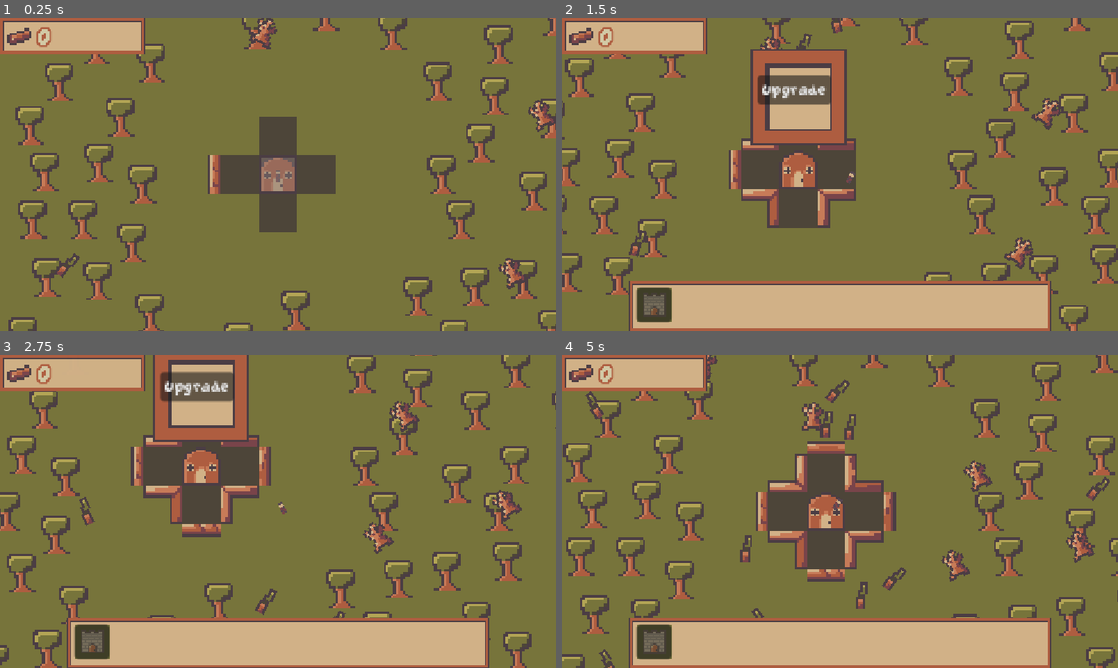
Above: before the commit, frames 1-4 (two rows, left to right).
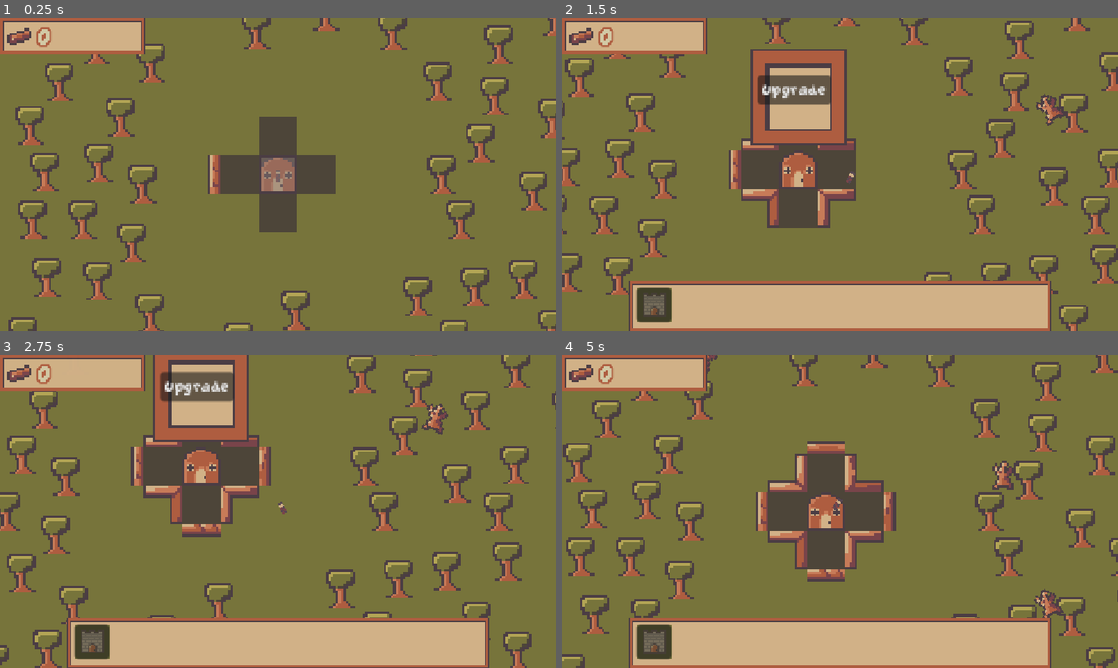
Above: after the commit, the same moments.

Repository: jacksonmist/DeforestStation
Game: Godot game, scene res://Scenes/Root.tscn
Same seed, same stepped clock (60 frames per second), same inputs: the game is played once before the commit and once after it.
Inputs (mouse positions are in pixels of both pictures, inside the frame that each line leads up to):
- Up to frame 1 (0.25 s): no input
- Up to frame 2 (1.5 s): move the mouse to (840, 174) at 0.52 s; press the mouse at (840, 174) at 0.53 s; hold D (Right) 0.53-1.28 s; move the mouse to (728, 190) at 1.27 s; release the mouse at (728, 190) at 1.28 s; hold S (Down) from 1.28 s (still down); click (728, 190) at 1.35 s
- Up to frame 3 (2.75 s): move the mouse to (333, 442) at 2.02 s; release S (Down) at 2.03 s; press the mouse at (333, 442) at 2.03 s; hold D (Right) from 2.03 s (still down)
- Up to frame 4 (5 s): move the mouse to (812, 574) at 2.77 s; release D (Right) at 2.78 s; release the mouse at (812, 574) at 2.78 s; hold W (Up) 2.78-3.53 s; click (812, 574) at 2.85 s; move the mouse to (1006, 558) at 3.52 s; press the mouse at (1006, 558) at 3.53 s; hold A (Left) from 3.53 s (still down); move the mouse to (673, 464) at 4.27 s; release the mouse at (673, 464) at 4.28 s; click (673, 464) at 4.35 s

The runs differ from the first frame. In frame 1, 0.8% of the frame differs, in the area x 10-100%, y 0-87%; in frame 2, 0.9%; in frame 3, 1.3%; in frame 4, 2.7%, in the area x 4-99%, y 0-100%.

Commit message:
Desynced enemy spawning

Diff:
--- a/Scenes/Root.tscn
+++ b/Scenes/Root.tscn
@@ -151,6 +151,10 @@
 
 [node name="Timer" type="Timer" parent="EnemyManager" unique_id=1248380354]
 
+[node name="SpawnSpace" type="Timer" parent="EnemyManager" unique_id=1071549533]
+wait_time = 0.1
+one_shot = true
+
 [node name="Player" type="Area2D" parent="." unique_id=583931774 node_paths=PackedStringArray("house", "structure_manager")]
 z_index = 1
 collision_layer = 66
--- a/Scenes/enemy_manager.gd
+++ b/Scenes/enemy_manager.gd
@@ -1,5 +1,6 @@
 class_name EnemyManager extends Node
 @onready var timer: Timer = $Timer
+@onready var spawn_space: Timer = $SpawnSpace
 
 @export var enemy_scenes: Array[PackedScene]
 
@@ -32,8 +33,9 @@
 		instance.set_wood(wood)
 		instance.set_manager(self)
 		active_enemies.append(instance)
-
 		instance.position = position
+		spawn_space.start()
+		await spawn_space.timeout
 	timer.wait_time = spawn_delay
 	timer.start()
 
